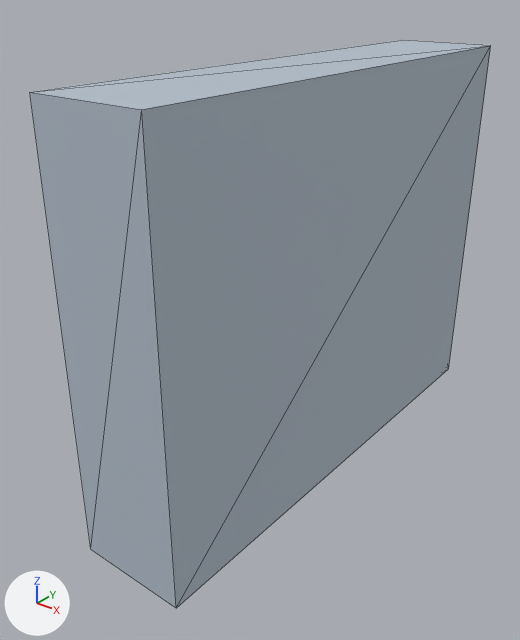
The glTF model public/buildings/lot_1x4.glb: old version first, new version second.
Both versions are drawn from a 50 mm camera at (25.9, -17.6, 28.4) aimed at (1.9, 12.3, 9.8). The axes (+X, +Y, +Z) are drawn at lower left. The lights are the same throughout. The older version comes first. Mesh edges are drawn as thin lines. Vertices at exactly the same position are counted once.

In view in the first picture: 'lot_1x4'.
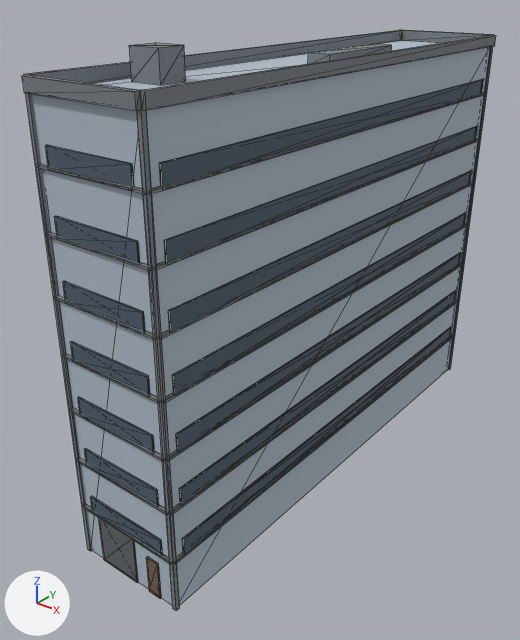
Changed parts and their boxes [x1, y1, x2, y2] in the pictures (520 x 640 px):
'lot_1x4', reshaped
    before: [30, 40, 491, 608]
    after: [22, 30, 496, 611]
part 1 of me_lot_1x4, added
    after: [129, 43, 186, 85]
part 2 of me_lot_1x4, added
    after: [308, 43, 392, 64]
part 3 of me_lot_1x4, added
    after: [82, 505, 171, 565]
part 4 of me_lot_1x4, added
    after: [175, 334, 455, 564]
part 5 of me_lot_1x4, added
    after: [76, 459, 168, 515]
part 6 of me_lot_1x4, added
    after: [171, 299, 460, 514]
part 7 of me_lot_1x4, added
    after: [69, 408, 164, 461]
part 8 of me_lot_1x4, added
    after: [168, 261, 465, 461]
part 9 of me_lot_1x4, added
    after: [62, 354, 160, 403]
part 10 of me_lot_1x4, added
    after: [164, 222, 470, 403]
part 11 of me_lot_1x4, added
    after: [54, 296, 155, 340]
part 12 of me_lot_1x4, added
    after: [159, 181, 475, 340]
part 13 of me_lot_1x4, added
    after: [45, 233, 150, 271]
part 14 of me_lot_1x4, added
    after: [155, 138, 481, 270]
part 15 of me_lot_1x4, added
    after: [36, 164, 145, 194]
part 16 of me_lot_1x4, added
    after: [149, 92, 487, 194]
part 17 of me_lot_1x4, added
    after: [22, 30, 496, 611]

Patch to the scene script:
```diff
--- a/public/buildings/lot_1x4.glb.py
+++ b/public/buildings/lot_1x4.glb.py
@@ me_lot_1x4 @@
-me_lot_1x4.from_pydata(...)  # 8 vertices, 12 faces; spans x 0.0..6.5, y 0.0..30.5, z 0.0..24.0
+me_lot_1x4.from_pydata(...)  # 540 vertices, 828 faces; spans x -0.2..6.8, y -0.2..30.8, z 0.0..25.5
+# me_lot_1x4 part 1: a new loose piece, a box spanning x 1.0..2.8, y 4.6..6.1, z 24.0..25.5, in mat_lot_1x4_trim (grey #7c8186)
+# me_lot_1x4 part 2: a new loose piece, a box spanning x 3.9..5.2, y 13.73..19.83, z 24.1..24.7, in mat_lot_1x4_trim (grey #7c8186)
+# me_lot_1x4 part 3: a new loose piece, a box spanning x 0.0..6.5, y -0.16..0.02, z 3.0..3.12, in mat_lot_1x4_trim (grey #7c8186)
+# me_lot_1x4 part 4: a new loose piece, a box spanning x 6.48..6.66, y 0.0..30.5, z 3.0..3.12, in mat_lot_1x4_trim (grey #7c8186)
+# me_lot_1x4 part 5: a new loose piece, a box spanning x 0.0..6.5, y -0.16..0.02, z 6.0..6.12, in mat_lot_1x4_trim (grey #7c8186)
+# me_lot_1x4 part 6: a new loose piece, a box spanning x 6.48..6.66, y 0.0..30.5, z 6.0..6.12, in mat_lot_1x4_trim (grey #7c8186)
+# me_lot_1x4 part 7: a new loose piece, a box spanning x 0.0..6.5, y -0.16..0.02, z 9.0..9.12, in mat_lot_1x4_trim (grey #7c8186)
+# me_lot_1x4 part 8: a new loose piece, a box spanning x 6.48..6.66, y 0.0..30.5, z 9.0..9.12, in mat_lot_1x4_trim (grey #7c8186)
+# me_lot_1x4 part 9: a new loose piece, a box spanning x 0.0..6.5, y -0.16..0.02, z 12.0..12.12, in mat_lot_1x4_trim (grey #7c8186)
+# me_lot_1x4 part 10: a new loose piece, a box spanning x 6.48..6.66, y 0.0..30.5, z 12.0..12.12, in mat_lot_1x4_trim (grey #7c8186)
+# me_lot_1x4 part 11: a new loose piece, a box spanning x 0.0..6.5, y -0.16..0.02, z 15.0..15.12, in mat_lot_1x4_trim (grey #7c8186)
+# me_lot_1x4 part 12: a new loose piece, a box spanning x 6.48..6.66, y 0.0..30.5, z 15.0..15.12, in mat_lot_1x4_trim (grey #7c8186)
+# me_lot_1x4 part 13: a new loose piece, a box spanning x 0.0..6.5, y -0.16..0.02, z 18.0..18.12, in mat_lot_1x4_trim (grey #7c8186)
+# me_lot_1x4 part 14: a new loose piece, a box spanning x 6.48..6.66, y 0.0..30.5, z 18.0..18.12, in mat_lot_1x4_trim (grey #7c8186)
+# me_lot_1x4 part 15: a new loose piece, a box spanning x 0.0..6.5, y -0.16..0.02, z 21.0..21.12, in mat_lot_1x4_trim (grey #7c8186)
+# me_lot_1x4 part 16: a new loose piece, a box spanning x 6.48..6.66, y 0.0..30.5, z 21.0..21.12, in mat_lot_1x4_trim (grey #7c8186)
+# me_lot_1x4 part 17: 292 vertices added at x -0.2..6.8, y -0.2..30.8, z 0.0..24.6
+# other edits to the shape of me_lot_1x4 do not show in these pictures
 me_lot_1x4.materials.append(mat_lot_1x4)
+me_lot_1x4.materials.append(mat_lot_1x4_trim)  # grey #7c8186
+me_lot_1x4.materials.append(mat_lot_1x4_industrial_door)  # dark grey #616569
+me_lot_1x4.materials.append(mat_lot_1x4_door)  # brown #766150
+me_lot_1x4.materials.append(mat_lot_1x4_glass)  # greyish blue #505d6c
```
